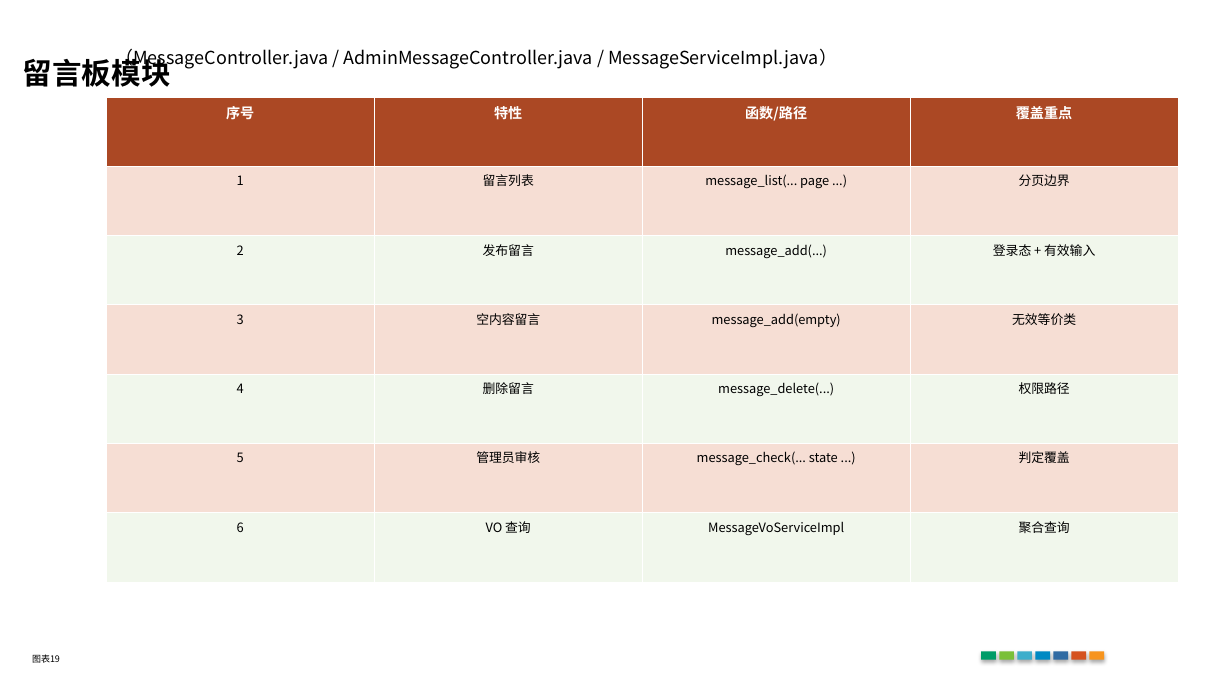
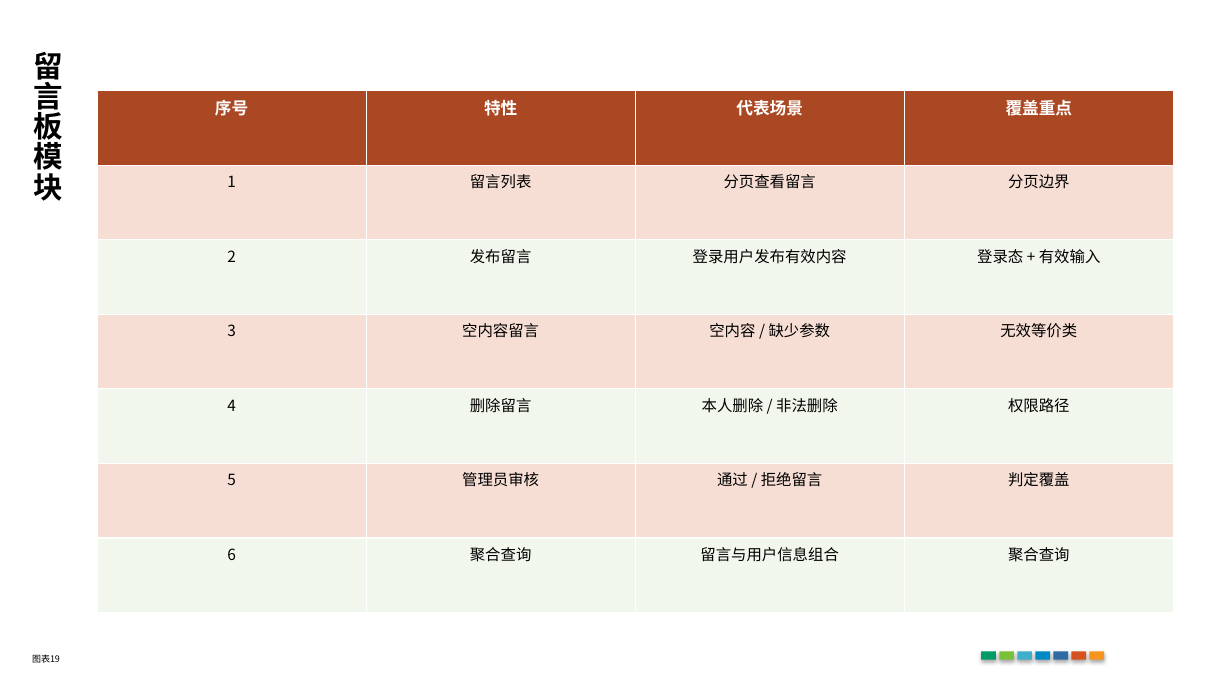
Before and after one commit to HuayuSha/softtest-PJ1, a slide deck: slide 19 of docs/output/PJ1测试汇报_成果展示风格版.pptx. Drawn at 1232x693 pixels with LibreOffice and Linux fonts; fonts in the diff are those of the drawing. Boxes give left, top, right and bottom in pixels: in the first picture for what was removed or moved away, otherwise in the second. Text is boxed around its words. In the diff, an @@ line names an element or a change of style, - is before the commit and + after.

```diff
--- a/docs/output/PJ1测试汇报_成果展示风格版.pptx
+++ b/docs/output/PJ1测试汇报_成果展示风格版.pptx
@@ text at box(34, 52, 64, 201): text changed @@
-留言板模块
+留
+言
+板
+模
+块
@@ text removed at box(115, 48, 837, 69) @@
-（MessageController.java / AdminMessageController.java / MessageServiceImpl.java）
@@ table at box(97, 91, 1173, 613) @@
-row 1, column 3: 函数/路径
+row 1, column 3: 代表场景
-row 2, column 3: message_list(... page ...)
+row 2, column 3: 分页查看留言
-row 3, column 3: message_add(...)
+row 3, column 3: 登录用户发布有效内容
-row 4, column 3: message_add(empty)
+row 4, column 3: 空内容 / 缺少参数
-row 5, column 3: message_delete(...)
+row 5, column 3: 本人删除 / 非法删除
-row 6, column 3: message_check(... state ...)
+row 6, column 3: 通过 / 拒绝留言
-row 7, column 2: VO 查询
+row 7, column 2: 聚合查询
-row 7, column 3: MessageVoServiceImpl
+row 7, column 3: 留言与用户信息组合
@@ size 11 to 13 pt in "序号", "特性", "覆盖重点" @@
@@ size 10 to 12 pt in "1", "留言列表", "分页边界", "2" and 13 more places @@
@@ table: place and size @@
-table at box(106, 97, 1178, 582)
+table at box(97, 91, 1173, 613)
```
Also in this commit, not shown: 8 other slides changed, 2 other files.
